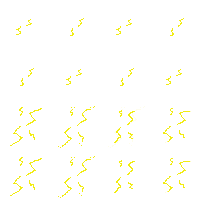
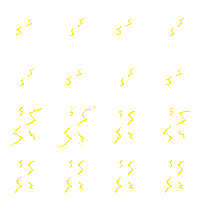
Layer changes from the first 200px x 200px image to the second:
renamed "previous frames copy #1" to "previous frames copy #2", hid it, painted on it over bbox(14, 106, 145, 193)
painted on "Background" over bbox(10, 156, 191, 198)
